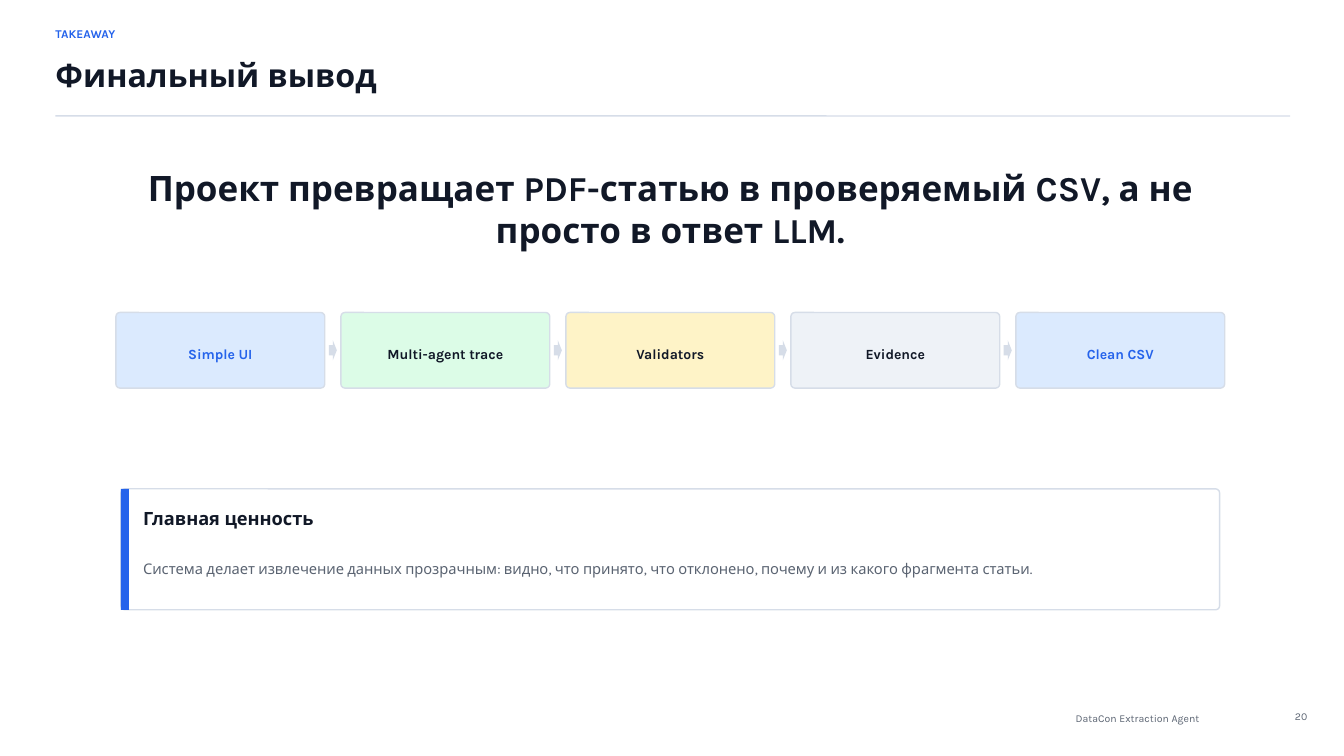
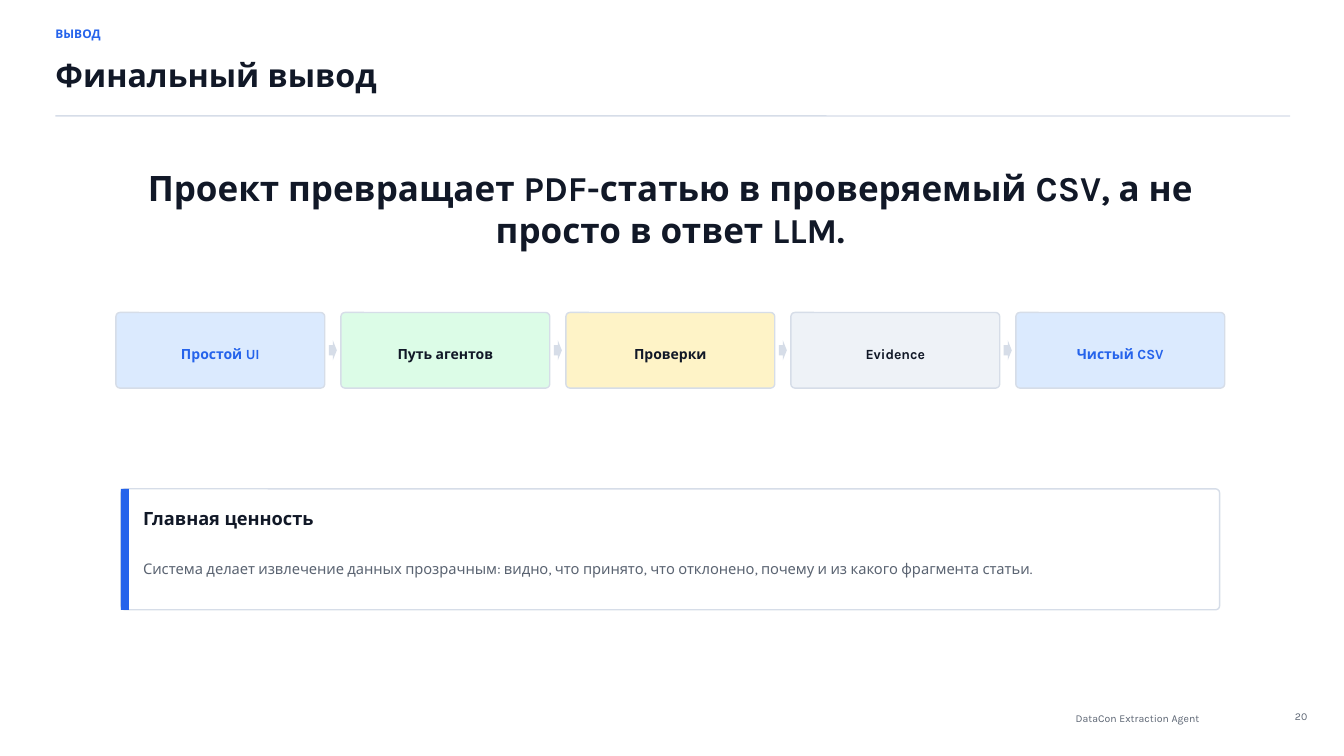
Before and after one commit to Aillight/DATACON-Million-miles-of-SMILES, a slide deck: slide 20 of presentation/DataCon_Extraction_Agent_Presentation.pptx. Drawn at 1344x756 pixels with LibreOffice and Linux fonts; fonts in the diff are those of the drawing. Boxes give left, top, right and bottom in pixels: in the first picture for what was removed or moved away, otherwise in the second. Text is boxed around its words. In the diff, an @@ line names an element or a change of style, - is before the commit and + after.

```diff
--- a/presentation/DataCon_Extraction_Agent_Presentation.pptx
+++ b/presentation/DataCon_Extraction_Agent_Presentation.pptx
@@ text at bbox=[55, 29, 100, 41]: text changed @@
-TAKEAWAY
+ВЫВОД
@@ text at bbox=[181, 348, 260, 363]: text changed @@
-Simple UI
+Простой UI
@@ text at bbox=[398, 349, 493, 363]: text changed @@
-Multi-agent trace
+Путь агентов
@@ text at bbox=[634, 349, 706, 363]: text changed @@
-Validators
+Проверки
@@ text at bbox=[1077, 348, 1163, 359]: text changed @@
-Clean CSV
+Чистый CSV
```
Also in this commit, not shown: 19 other slides changed, 1 other file.
